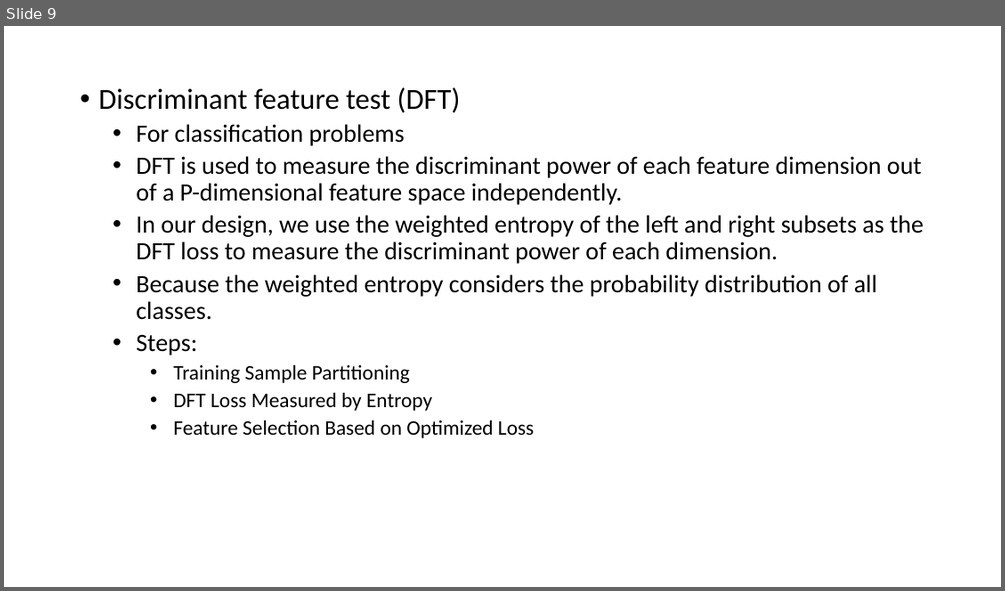
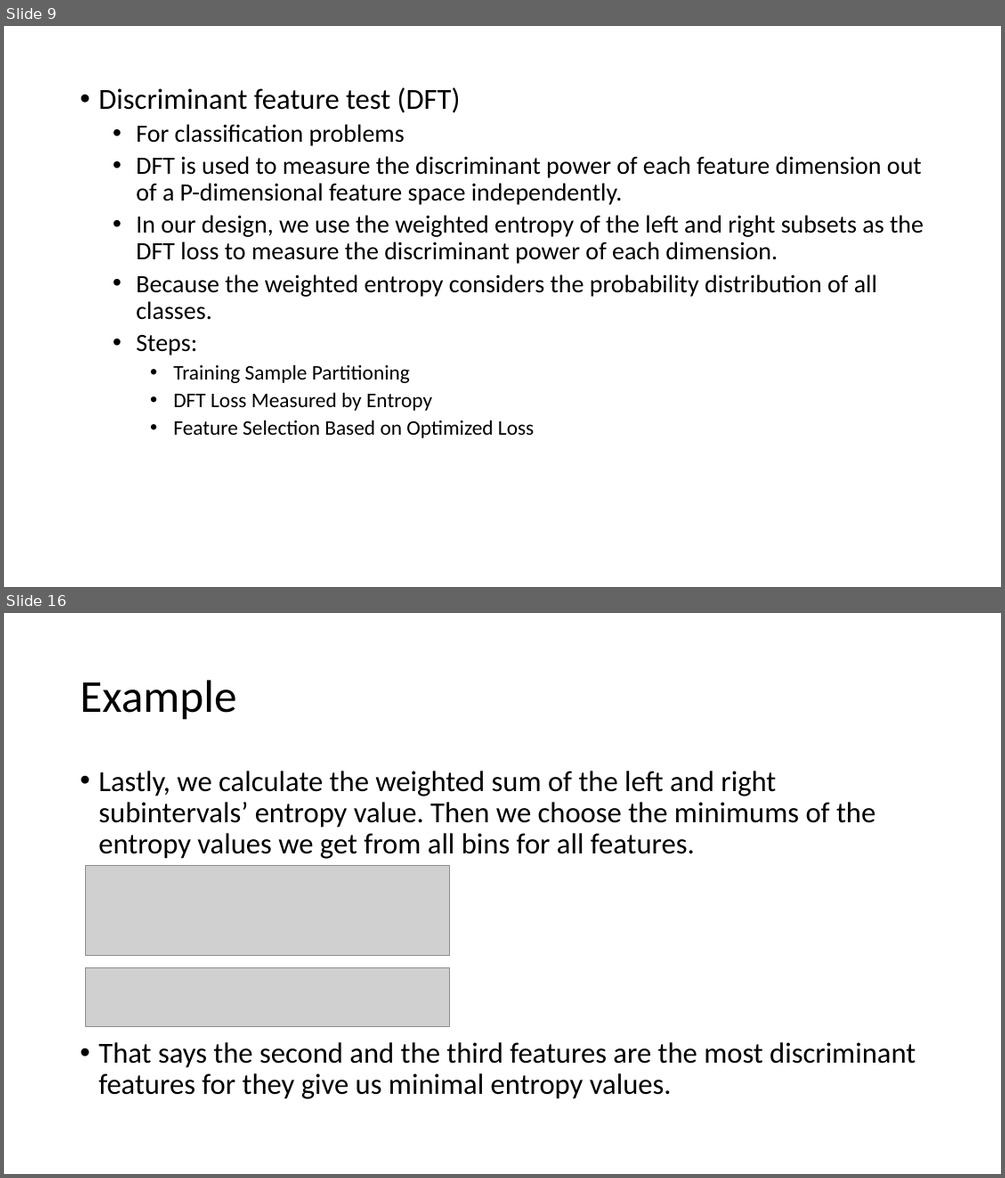
Before and after one commit to Vincent1837/Schools, a slide deck: Low_Powered_AI_Lab/GL.pptx. Shown one above the other, each under a label of ours: slide 9 before the commit, slides 9 and 16 after it; the slides between them are not shown. The pictures are 1005x591 and 1005x1178 pixels, drawn with LibreOffice and Linux fonts; fonts in the diff are those of the drawing; grey boxes stand for pictures. Boxes give left, top, right and bottom in pixels: in the first picture for what was removed or moved away, otherwise in the second. Text is boxed around its words. In the diff, an @@ line names an element or a change of style, - is before the commit and + after.

```diff
--- a/Low_Powered_AI_Lab/GL.pptx
+++ b/Low_Powered_AI_Lab/GL.pptx
@@ slide 16 added at (x1=4, y1=613, x2=1001, y2=1174), background #FFFFFF @@
@@ title added at (x1=80, y1=680, x2=236, y2=720), 44 pt, text #000000 @@
+Example
@@ text added at (x1=98, y1=771, x2=915, y2=1099), 28 pt, text #000000 @@
+• Lastly, we calculate the weighted sum of the left and right subintervals’ entropy value. Then we choose the minimums of the entropy values we get from all bins for all features.
+• That says the second and the third features are the most discriminant features for they give us minimal entropy values.
@@ picture added at (x1=86, y1=866, x2=450, y2=955) @@
@@ picture added at (x1=86, y1=967, x2=450, y2=1027) @@
```
Also in this commit, not shown: 6 other slides added, 3 other files.
